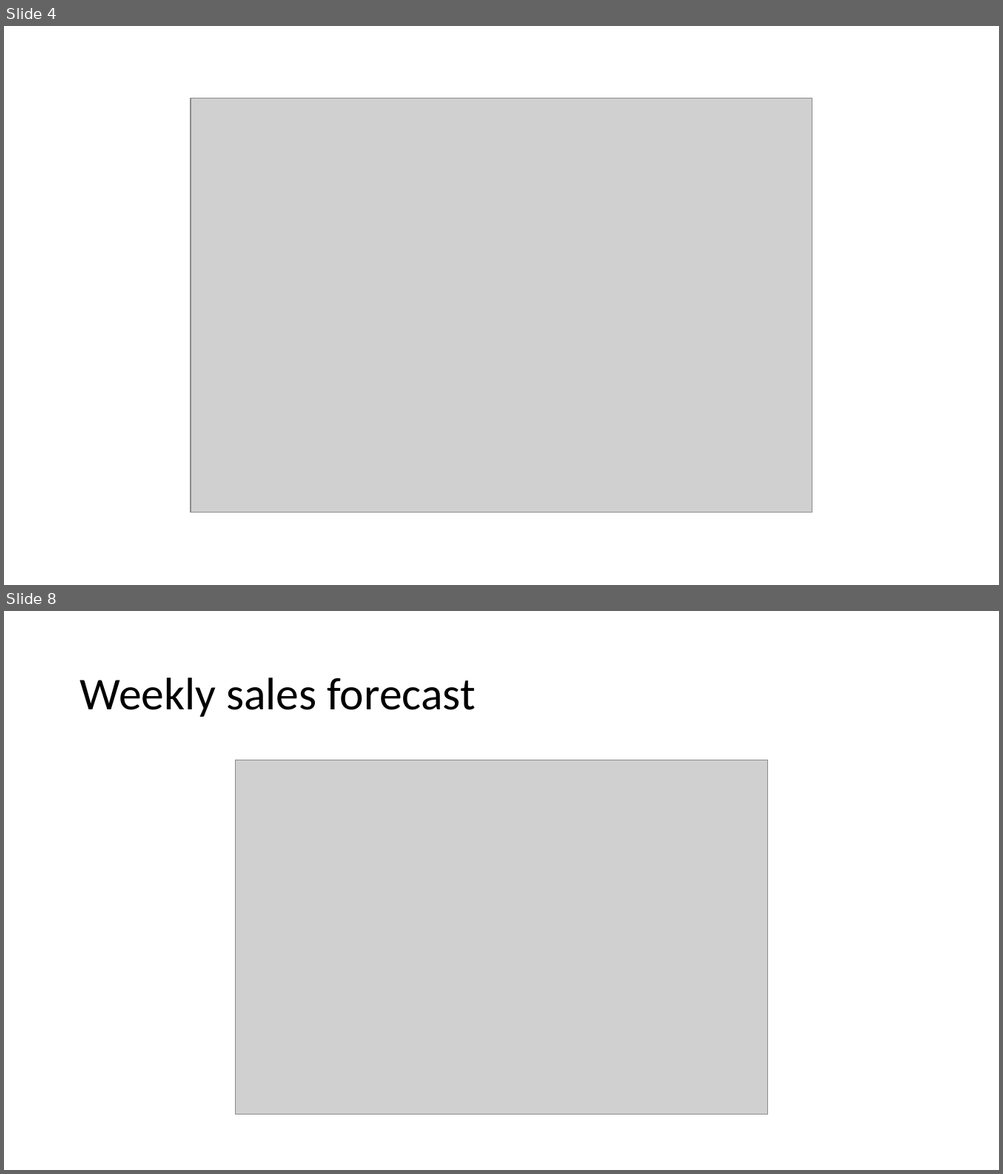
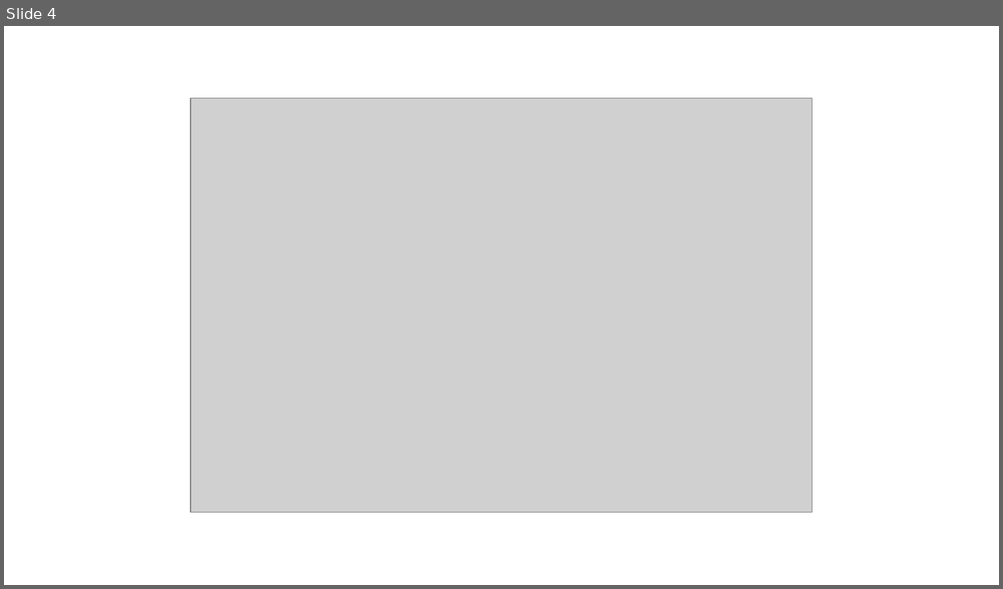
Before and after one commit to carolina-lima-salge/mist4610b, a slide deck: Predictive analytics.pptx. Shown one above the other, each under a label of ours: slides 4 and 8 before the commit, slide 4 after it; the slides between them are not shown. The pictures are 1003x1174 and 1003x589 pixels, drawn with LibreOffice and Linux fonts; fonts in the diff are those of the drawing; grey boxes stand for pictures. Boxes give left, top, right and bottom in pixels: in the first picture for what was removed or moved away, otherwise in the second. Text is boxed around its words. In the diff, an @@ line names an element or a change of style, - is before the commit and + after.

```diff
--- a/Predictive analytics.pptx
+++ b/Predictive analytics.pptx
@@ slide 8 removed at box(4, 611, 999, 1170), background #FFFFFF @@
@@ title removed at box(79, 678, 475, 717) @@
-Weekly sales forecast
@@ picture removed at box(236, 760, 768, 1116) @@
```
Also in this commit, not shown: 11 other slides removed, 1 other file.
